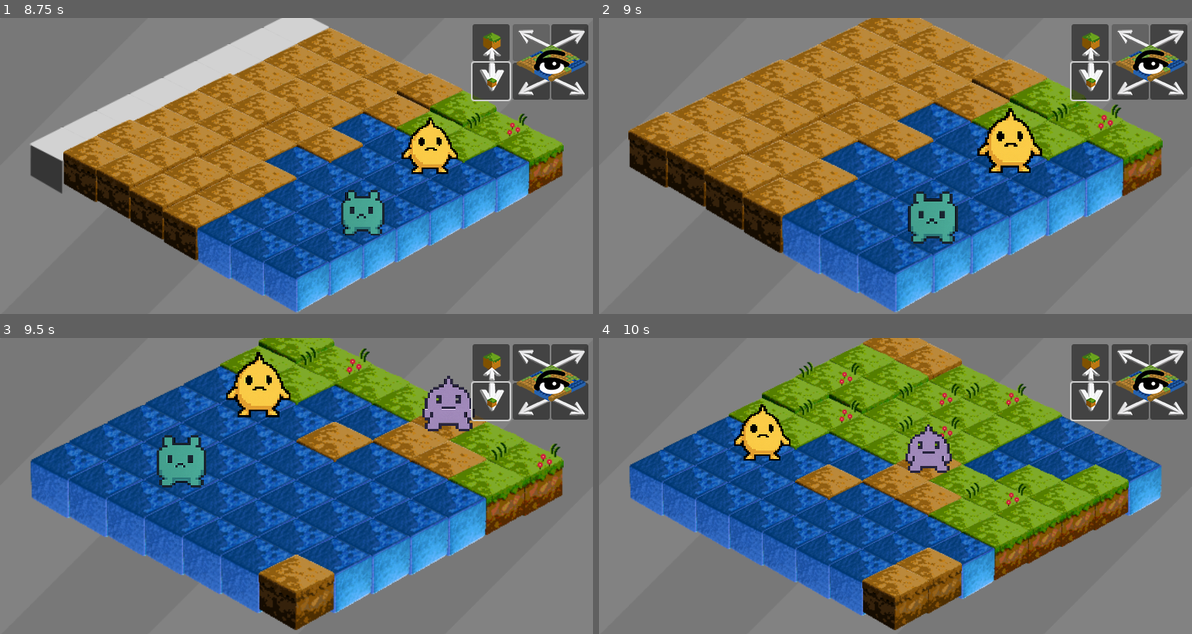
Above: before the commit, frames 1-4 (two rows, left to right).
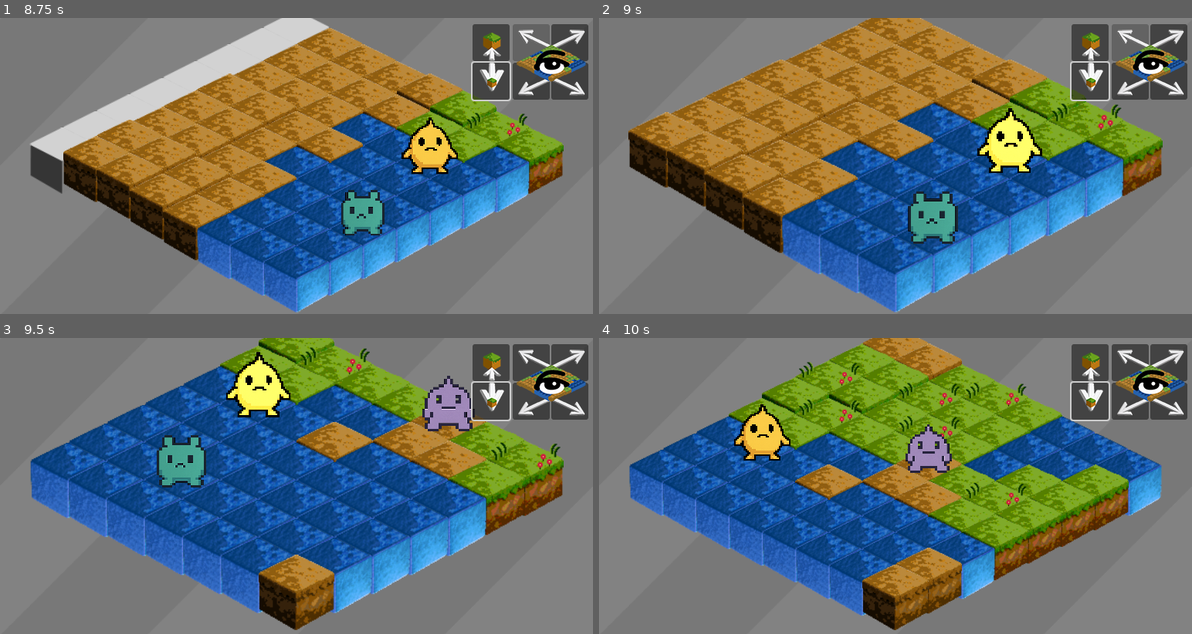
Above: after the commit, the same moments.

Repository: MattArnold/nomino
Game: Godot game, scene res://main.tscn
The game is run twice, just before and just after one commit, with the same random seed, the same clock (stepped at 60 frames per second) and the same inputs.
Inputs (mouse positions are in pixels of both pictures, inside the frame that each line leads up to):
- Up to frame 1 (8.75 s): click (533, 80) at 0.5 s; click (569, 41) at 1.25 s; click (569, 80) at 2 s; click (533, 41) at 2.75 s; click (492, 41) at 3.5 s; click (492, 80) at 4.25 s; tap Enter at 5, 6.5, 8 s; move the mouse to (266, 225) at 5.02 s; hold Q (ZoomIn) 5.03-5.78 s; hold W (view_north) 5.03-6.53 s; click (266, 225) at 5.17 s; tap Space at 5.75, 7.25 s; move the mouse to (474, 210) at 5.77 s; tap E (ZoomOut) at 5.85, 7.35 s; click (474, 210) at 5.92 s; move the mouse to (118, 121) at 6.52 s; hold Q (ZoomIn) 6.53-7.28 s; hold A (view_west) 6.53-8.03 s; click (118, 121) at 6.67 s; move the mouse to (326, 166) at 7.27 s; click (326, 166) at 7.42 s; move the mouse to (207, 92) at 8.02 s; hold S (view_south) from 8.03 s (still down); hold Q (ZoomIn) from 8.03 s (still down); click (207, 92) at 8.17 s
- Up to frame 2 (9 s): move the mouse to (1025, 151) at 8.77 s; release S (view_south) at 8.78 s; release Q (ZoomIn) at 8.78 s; hold D (view_east) from 8.78 s (still down); tap E (ZoomOut) at 8.85 s; click (1025, 151) at 8.92 s
- Up to frame 3 (9.5 s): keep holding D (view_east)
- Up to frame 4 (10 s): move the mouse to (776, 500) at 9.52 s; release D (view_east) at 9.53 s; hold W (view_north) from 9.53 s (still down); hold Q (ZoomIn) from 9.53 s (still down); click (776, 500) at 9.67 s

Frame 1 is identical in both runs. In frame 2, 1.0% of the frame differs, in the area x 64-75%, y 31-52%; in frame 3, 1.0%; in frame 4, nothing differs.

Commit message:
Select Nomino sprites

Diff:
--- a/nomino.gd
+++ b/nomino.gd
@@ -1,4 +1,4 @@
-extends Node2D
+extends Area2D
 #
 
 var move_types: Array[String] = []  # e.g. ["orthostep", "diagstep"]
@@ -28,6 +28,10 @@
 
 var is_selected: bool = false
 
+var collision_shape
+
+var current_selected_nomino: Area2D = null
+
 func _ready():
 	# Set timer wait_time and sprite based on species
 	var wait_time = SPECIES_HOP_TIME[species] if SPECIES_HOP_TIME.has(species) else 5.0
@@ -52,50 +56,54 @@
 	else:
 		push_warning("Unknown species: %s. Using default sprite." % species)
 
-	# Enable input pick for selection
-	set_process_input(true)
-	if sprite:
-		sprite.modulate = Color(1, 1, 1, 1)
-		# Ensure Sprite2D receives input events (Godot 4)
-		# Use the value 2 for mouse_filter, as neither the string nor enum is available
-		sprite.set("mouse_filter", 2)
-
 	# Add to Nominos group for selection logic
 	add_to_group("Nominos")
 
 	# Add a CollisionShape2D for input hit detection if not present
 	if not has_node("CollisionShape2D"):
-		var collision_shape = CollisionShape2D.new()
+		var new_collision_shape = CollisionShape2D.new()
 		var rect_shape = RectangleShape2D.new()
 		if sprite and sprite.texture:
 			var tex_size = sprite.texture.get_size()
 			rect_shape.size = tex_size
 		else:
 			rect_shape.size = Vector2(32, 32) # fallback size
-		collision_shape.shape = rect_shape
-		collision_shape.position = Vector2.ZERO
-		add_child(collision_shape)
+		new_collision_shape.shape = rect_shape
+		new_collision_shape.position = Vector2.ZERO
+		add_child(new_collision_shape)
 	# Assign RectangleShape2D to CollisionShape2D if not set in editor
-	var collision_shape = get_node_or_null("CollisionShape2D")
+	collision_shape = get_node_or_null("CollisionShape2D")
 	if collision_shape and not collision_shape.shape:
-		var rect_shape = RectangleShape2D.new()
-		rect_shape.extents = Vector2(32, 32)
-		collision_shape.shape = rect_shape
+		var new_rect_shape = RectangleShape2D.new()
+		new_rect_shape.extents = Vector2(32, 32)
+		collision_shape.shape = new_rect_shape
 
 func _input_event(_viewport, event, _shape_idx):
 	if event is InputEventMouseButton and event.button_index == MOUSE_BUTTON_LEFT and event.pressed:
-		# Deselect all Nominos first
-		for n in get_tree().get_nodes_in_group("Nominos"):
-			n.set_selected(false)
 		set_selected(true)
+		print("DEBUG: Nomino sprite clicked and selected at pos=", position)
+		# event.consume() # Preferred in Godot 4.x, but if it fails, use the line below:
+		get_viewport().set_input_as_handled() # Fallback: prevent event from propagating to tile below
 
 func set_selected(selected: bool):
 	# Only update if the value is actually changing
 	if is_selected == selected:
 		return
+	if selected:
+		for n in get_tree().get_nodes_in_group("Nominos"):
+			if n != self:
+				n.set_selected(false)
 	is_selected = selected
+	if selected:
+		if current_selected_nomino and current_selected_nomino != self:
+			current_selected_nomino.set_selected(false)
+		current_selected_nomino = self
+	else:
+		if current_selected_nomino == self:
+			current_selected_nomino = null
 	if sprite:
 		if selected:
+			print("DEBUG: set_selected called, should lighten sprite")
 			sprite.modulate = Color(1.5, 1.5, 1.5, 1) # Lighten
 		else:
 			sprite.modulate = Color(1, 1, 1, 1) # Normal
@@ -130,3 +138,7 @@
 	"clockwiseknight": [Vector2(1, -2), Vector2(-2, -1), Vector2(2, 1), Vector2(2, -1)],
 	"counterknight": [Vector2(2, -1), Vector2(-2, -1), Vector2(2, 1), Vector2(-2, 1)],
 }
+
+func _input(event):
+	# print("DEBUG: _input called for ", self, " event=", event)
+	pass
--- a/nomino.tscn
+++ b/nomino.tscn
@@ -3,7 +3,7 @@
 [ext_resource type="Script" uid="uid://mfffyg2de20f" path="res://nomino.gd" id="1_hithf"]
 [ext_resource type="Texture2D" uid="uid://jxolnmxqnqif" path="res://assets/sprites/nomino0.png" id="1_jthj5"]
 
-[node name="Nomino" type="Node2D"]
+[node name="Nomino" type="Area2D"]
 script = ExtResource("1_hithf")
 
 [node name="Sprite2D" type="Sprite2D" parent="."]
Not shown: 1 places in main.tscn that only renumber resources
